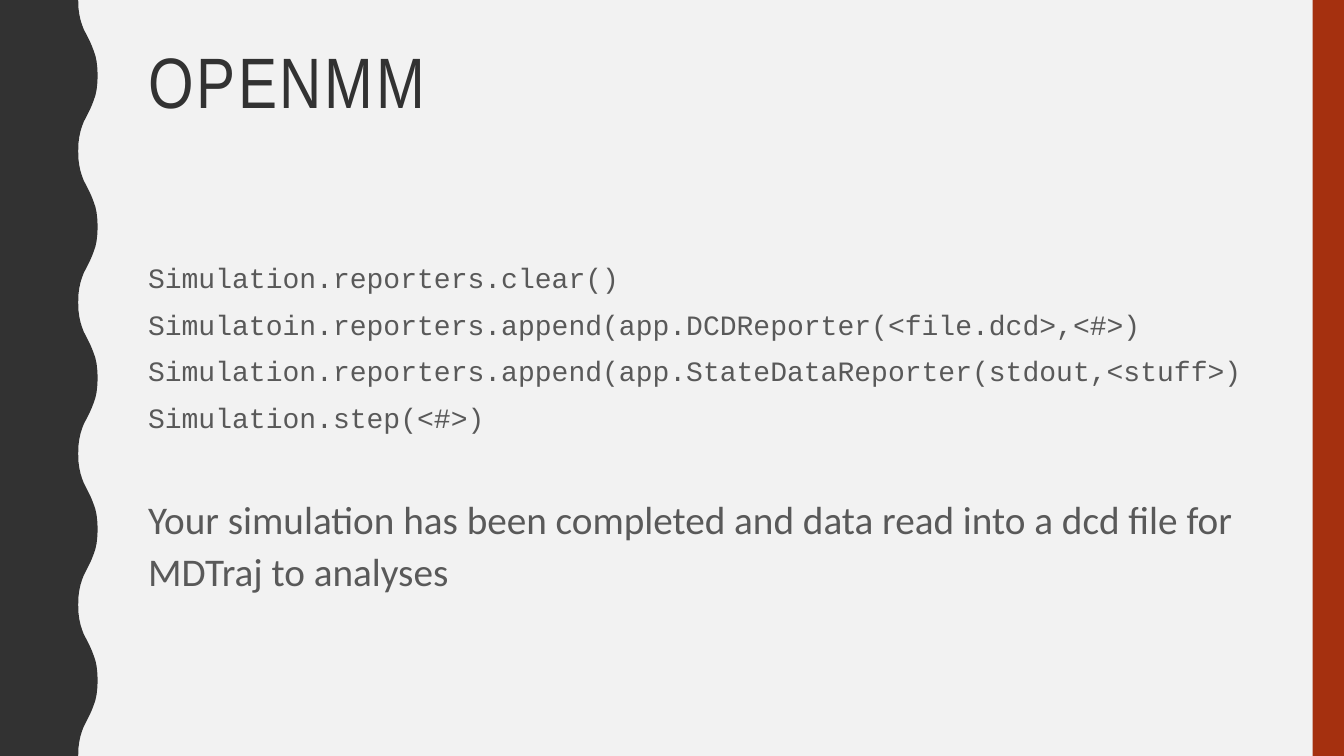
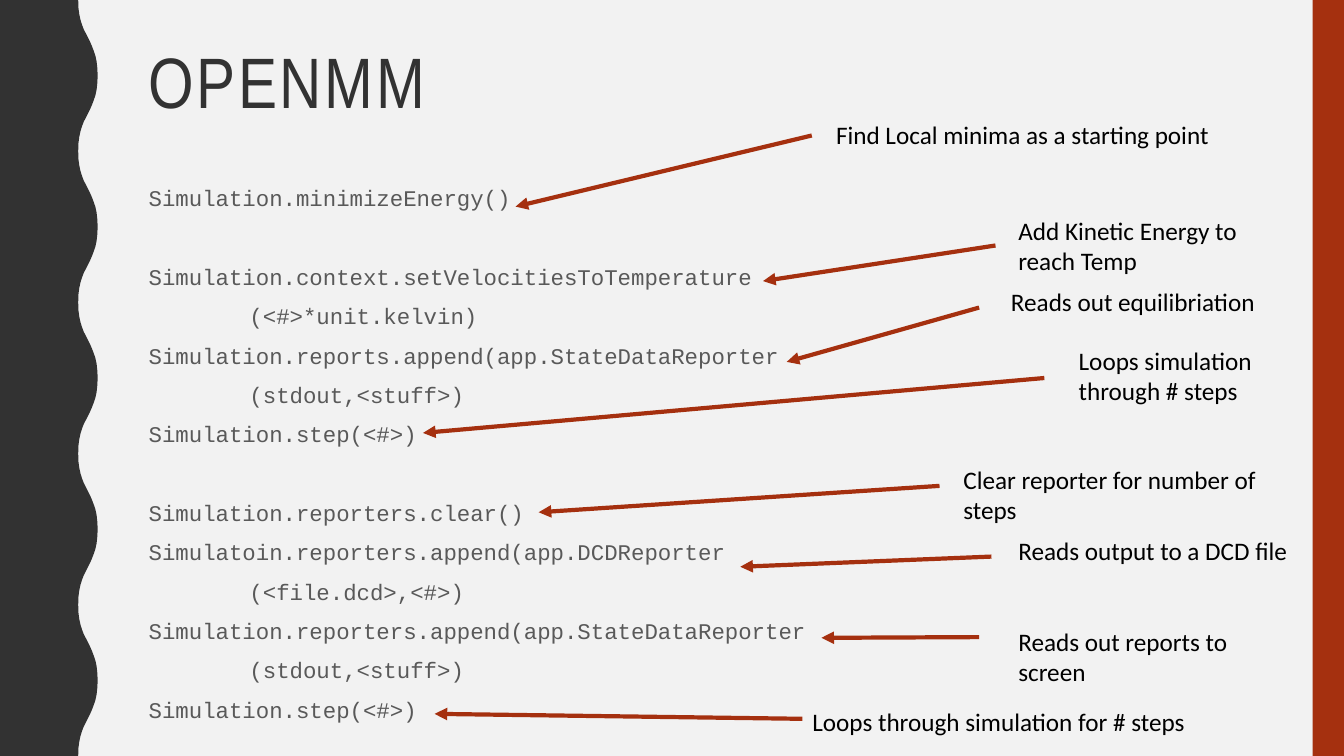
Before and after one commit to gds001/MolSSI-Presentation, a slide deck: slide 14 of MOLSSIWorkshop2018.pptx (slide 13 before the commit). Drawn at 1344x756 pixels with LibreOffice and Linux fonts; fonts in the diff are those of the drawing. Boxes give left, top, right and bottom in pixels: in the first picture for what was removed or moved away, otherwise in the second. Text is boxed around its words. In the diff, an @@ line names an element or a change of style, - is before the commit and + after.

Commit message:
Updated PPT

```diff
--- a/MOLSSIWorkshop2018.pptx
+++ b/MOLSSIWorkshop2018.pptx
@@ arrow added from (812, 135) to (515, 207), #A5300F 3 pt @@
@@ text added at (x1=836, y1=126, x2=1209, y2=149), 18 pt, text #000000 @@
+Find Local minima as a starting point
@@ text "Simulation.minimizeEnergy()" moved from (x1=148, y1=268, x2=1241, y2=593) to (x1=149, y1=190, x2=806, y2=683) @@
@@ text at (x1=149, y1=190, x2=779, y2=447): paragraphs added @@
+Simulation.minimizeEnergy()
+Simulation.context.setVelocitiesToTemperature
+(<#>*unit.kelvin)
+Simulation.reports.append(app.StateDataReporter
+(stdout,<stuff>)
+Simulation.step(<#>)
@@ text added at (x1=1018, y1=222, x2=1236, y2=274), 18 pt, text #000000 @@
+Add Kinetic Energy to reach Temp
@@ arrow added from (996, 246) to (763, 281), #A5300F 3 pt @@
@@ text added at (x1=1011, y1=293, x2=1254, y2=315), 18 pt, text #000000 @@
+Reads out equilibriation
@@ arrow added from (979, 308) to (786, 362), #A5300F 3 pt @@
@@ text added at (x1=1079, y1=352, x2=1251, y2=405), 18 pt, text #000000 @@
+Loops simulation through # steps
@@ arrow added from (1045, 378) to (423, 434), #A5300F 3 pt @@
@@ text added at (x1=963, y1=471, x2=1256, y2=523), 18 pt, text #000000 @@
+Clear reporter for number of steps
@@ text at (x1=148, y1=507, x2=1232, y2=593): paragraph removed @@
-Your simulation has been completed and data read into a dcd file for MDTraj to analyses
@@ text at (x1=149, y1=505, x2=524, y2=526): size 20 to 16 pt in "Simulation.reporters.clear()", "Simulation.step(<#>)" @@
@@ arrow added from (940, 486) to (538, 512), #A5300F 3 pt @@
@@ text at (x1=149, y1=544, x2=806, y2=683): text changed; size 20 to 16 pt @@
-Simulatoin.reporters.append(app.DCDReporter(<file.dcd>,<#>)
-Simulation.reporters.append(app.StateDataReporter(stdout,<stuff>)
+Simulatoin.reporters.append(app.DCDReporter
+(<file.dcd>,<#>)
+Simulation.reporters.append(app.StateDataReporter
+(stdout,<stuff>)
@@ arrow added from (992, 557) to (740, 567), #A5300F 3 pt @@
@@ text added at (x1=1018, y1=542, x2=1287, y2=564), 18 pt, text #000000 @@
+Reads output to a DCD file
@@ arrow added from (979, 637) to (822, 638), #A5300F 3 pt @@
@@ text added at (x1=1018, y1=633, x2=1227, y2=681), 18 pt, text #000000 @@
+Reads out reports to screen
@@ arrow added from (803, 719) to (435, 714), #A5300F 3 pt @@
@@ text added at (x1=812, y1=713, x2=1184, y2=736), 18 pt, text #000000 @@
+Loops through simulation for # steps
```
Also in this commit, not shown: 9 other slides changed, 3 slides added, 1 slide removed.
